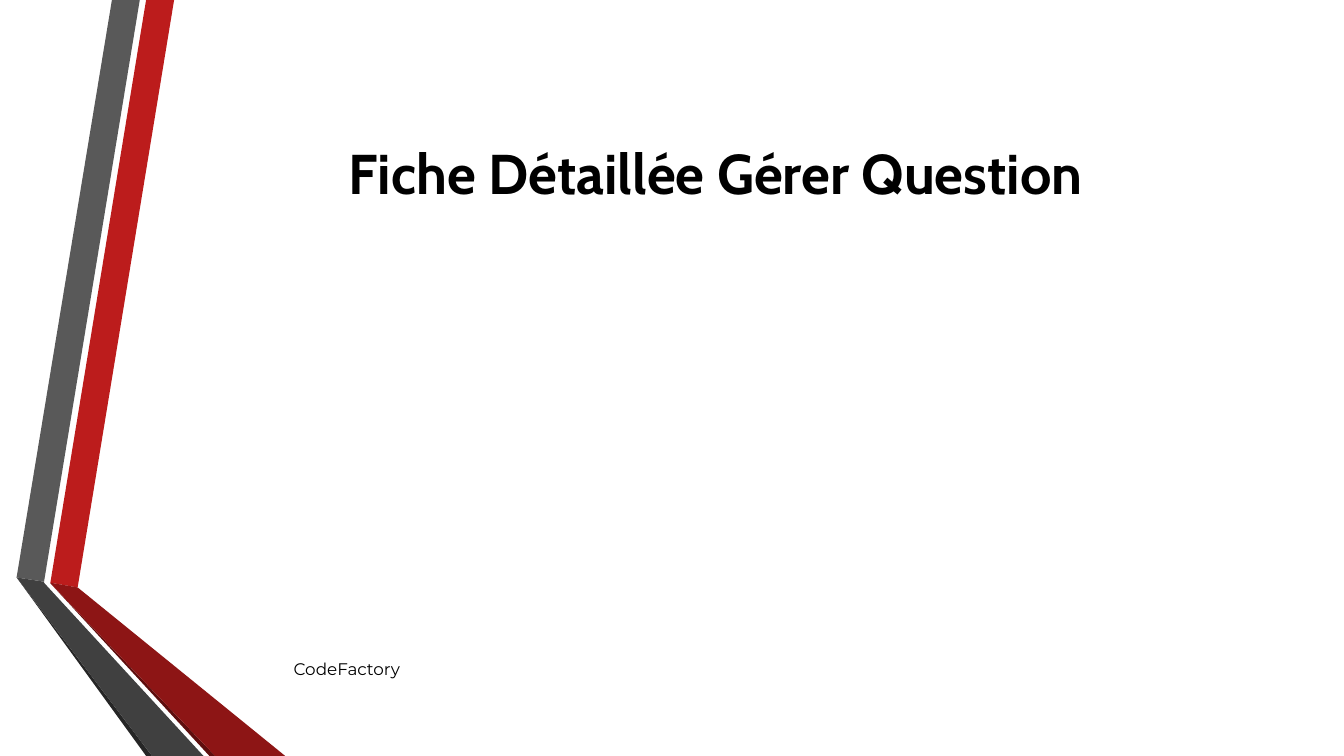
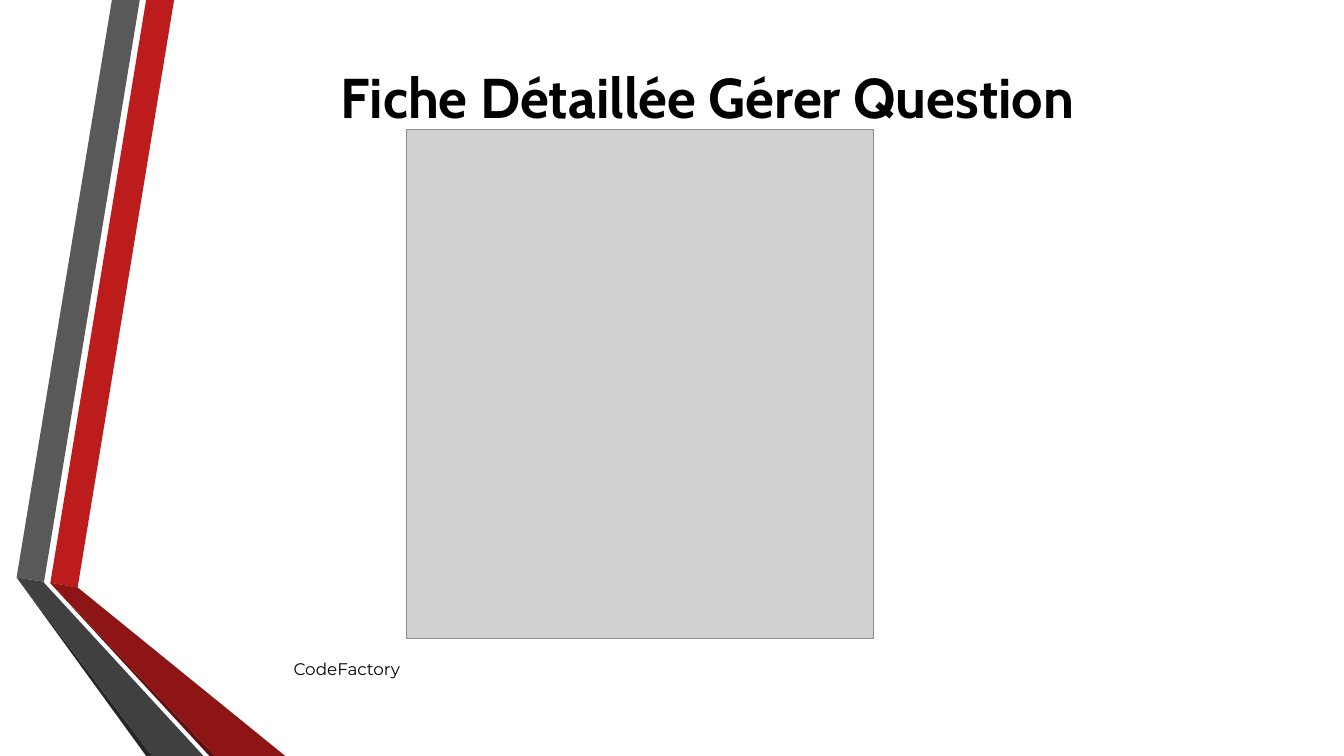
Before and after one commit to Ashmouth/IL, a slide deck: slide 7 of Diaporama/Ingénierie logiciel eCours.pptx. Drawn at 1344x756 pixels with LibreOffice and Linux fonts; fonts in the diff are those of the drawing; grey boxes stand for pictures; background and template pictures are left out. Boxes give left, top, right and bottom in pixels: in the first picture for what was removed or moved away, otherwise in the second. Text is boxed around its words. In the diff, an @@ line names an element or a change of style, - is before the commit and + after.

```diff
--- a/Diaporama/Ingénierie logiciel eCours.pptx
+++ b/Diaporama/Ingénierie logiciel eCours.pptx
@@ title "Fiche Détaillée Gérer Question" rewrapped from (349, 152, 1083, 195) to (341, 76, 1075, 131) @@
@@ picture added at (407, 129, 874, 638) @@
```
Also in this commit, not shown: 10 other slides changed, 1 slide added, 2 other files.
